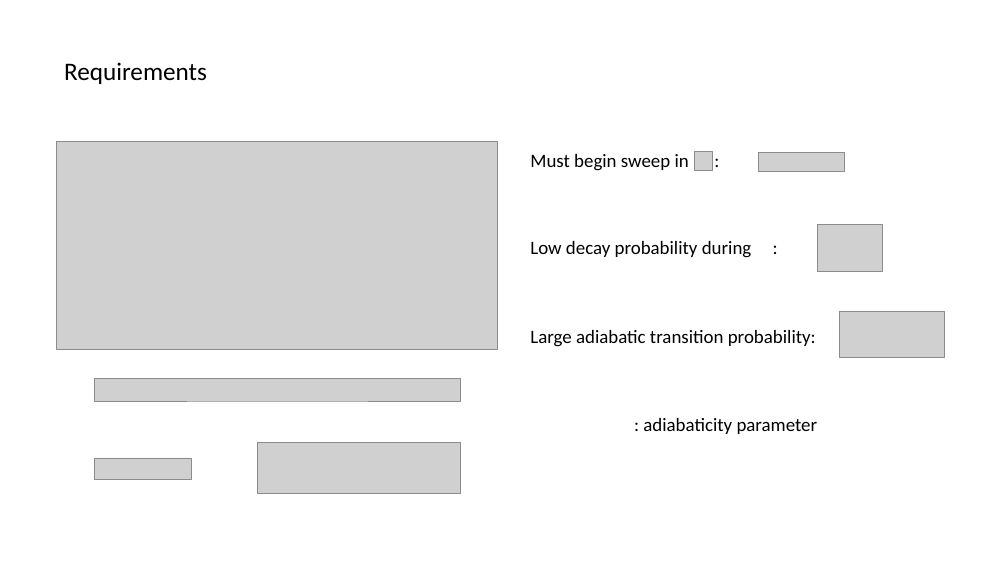
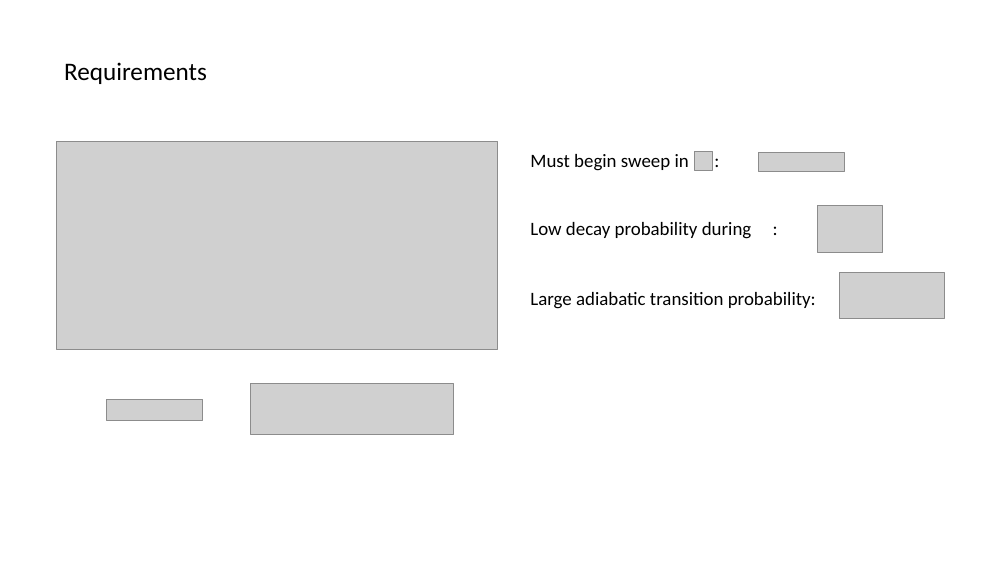
Before and after one commit to huanium/huanium, a slide deck: slide 14 of MIT PhD/ZGS/ZGS -Aug-26-2022/BUI-ZGS-Aug-26-2022.pptx (slide 4 before the commit). Drawn at 1008x567 pixels with LibreOffice and Linux fonts; fonts in the diff are those of the drawing; grey boxes stand for pictures; background and template pictures are left out. Boxes give left, top, right and bottom in pixels: in the first picture for what was removed or moved away, otherwise in the second. Text is boxed around its words. In the diff, an @@ line names an element or a change of style, - is before the commit and + after.

```diff
--- a/MIT PhD/ZGS/ZGS -Aug-26-2022/BUI-ZGS-Aug-26-2022.pptx
+++ b/MIT PhD/ZGS/ZGS -Aug-26-2022/BUI-ZGS-Aug-26-2022.pptx
@@ picture: place and size @@
-picture at [818,225,883,271]
+picture at [818,206,883,253]
@@ text "Low decay probability during :": place and size @@
-text "Low decay probability during :" at [530,241,752,258]
+text "Low decay probability during :" at [530,222,752,239]
@@ text "Large adiabatic transition probability:": place and size @@
-text "Large adiabatic transition probability:" at [530,330,816,347]
+text "Large adiabatic transition probability:" at [530,292,816,309]
@@ picture: place and size @@
-picture at [839,311,944,357]
+picture at [839,273,944,319]
@@ picture removed at [95,379,461,402] @@
@@ picture: place and size @@
-picture at [258,442,461,494]
+picture at [251,383,454,435]
@@ picture: place and size @@
-picture at [95,458,191,479]
+picture at [106,399,203,420]
@@ text removed at [643,418,818,434] @@
-: adiabaticity parameter
```
Also in this commit, not shown: 11 other slides changed, 17 slides added, 1 slide removed, 11 other files.
